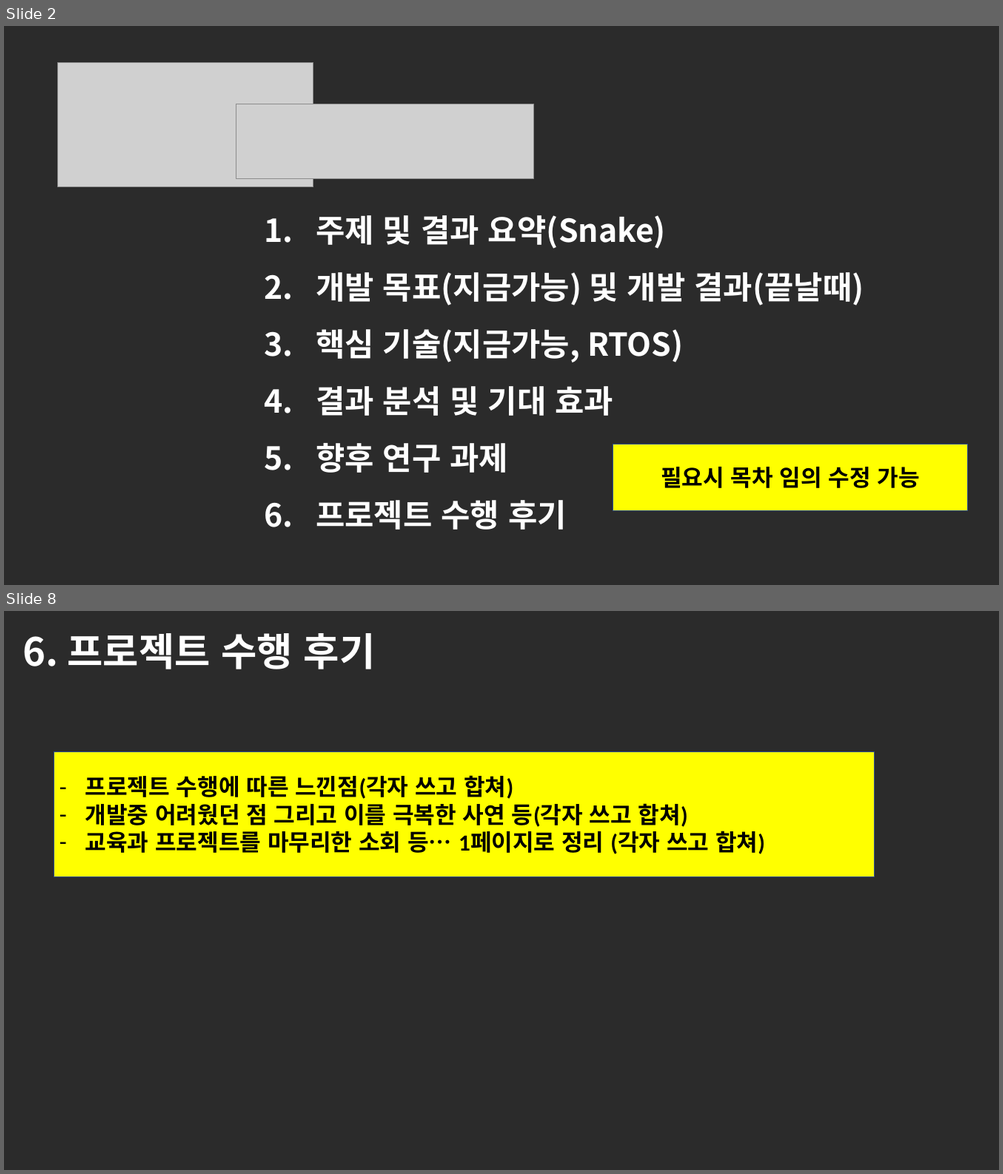
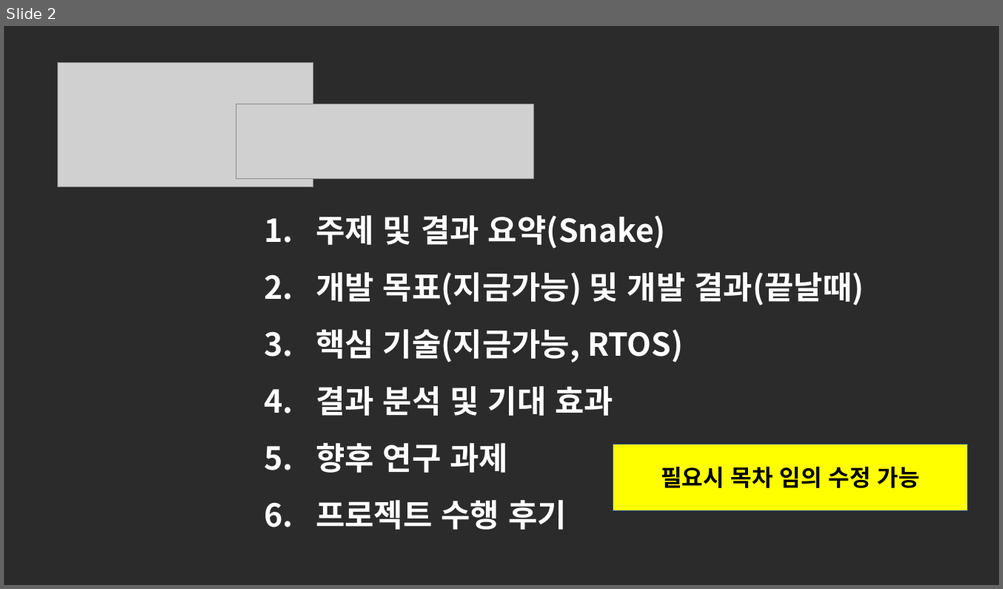
Before and after one commit to plat320/SWBootCamp7, a slide deck: 부트캠프_07기_RTOS_1팀(김정진, 김소연, 심훈, 이성훈)_최종보고서.pptx. Shown one above the other, each under a label of ours: slides 2 and 8 before the commit, slide 2 after it; the slides between them are not shown. The pictures are 1003x1174 and 1003x589 pixels, drawn with LibreOffice and Linux fonts; fonts in the diff are those of the drawing; grey boxes stand for pictures; background and template pictures are left out; a plain dark background stands for a picture behind light text. Boxes give left, top, right and bottom in pixels: in the first picture for what was removed or moved away, otherwise in the second. Text is boxed around its words. In the diff, an @@ line names an element or a change of style, - is before the commit and + after.

```diff
--- a/부트캠프_07기_RTOS_1팀(김정진, 김소연, 심훈, 이성훈)_최종보고서.pptx
+++ b/부트캠프_07기_RTOS_1팀(김정진, 김소연, 심훈, 이성훈)_최종보고서.pptx
@@ slide 8 removed at bbox=[4, 611, 999, 1170], background picture (left out) @@
@@ text removed at bbox=[23, 633, 375, 669] @@
-6. 프로젝트 수행 후기
@@ rectangle removed at bbox=[54, 752, 874, 877] @@
-– 프로젝트 수행에 따른 느낀점(각자 쓰고 합쳐)
-– 개발중 어려웠던 점 그리고 이를 극복한 사연 등(각자 쓰고 합쳐)
-– 교육과 프로젝트를 마무리한 소회 등… 1페이지로 정리 (각자 쓰고 합쳐)
```
Also in this commit, not shown: 5 slides changed, 5 slides added, 1 other slide removed.
